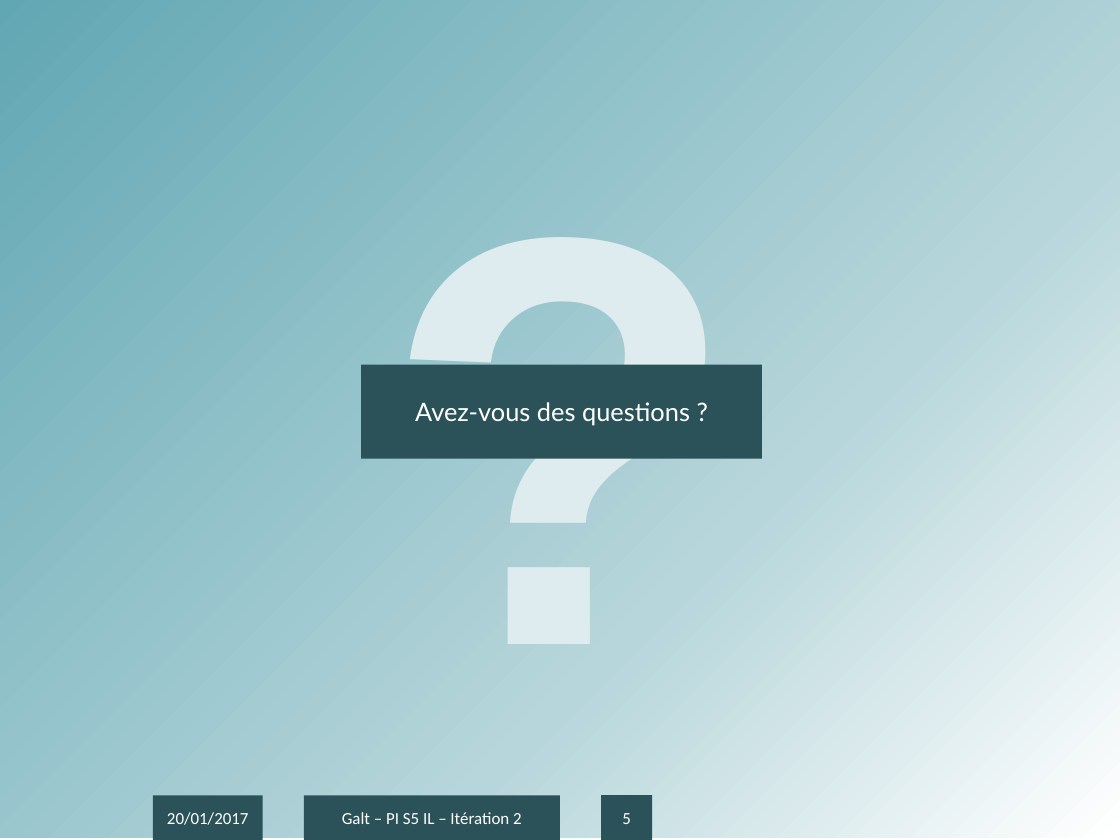
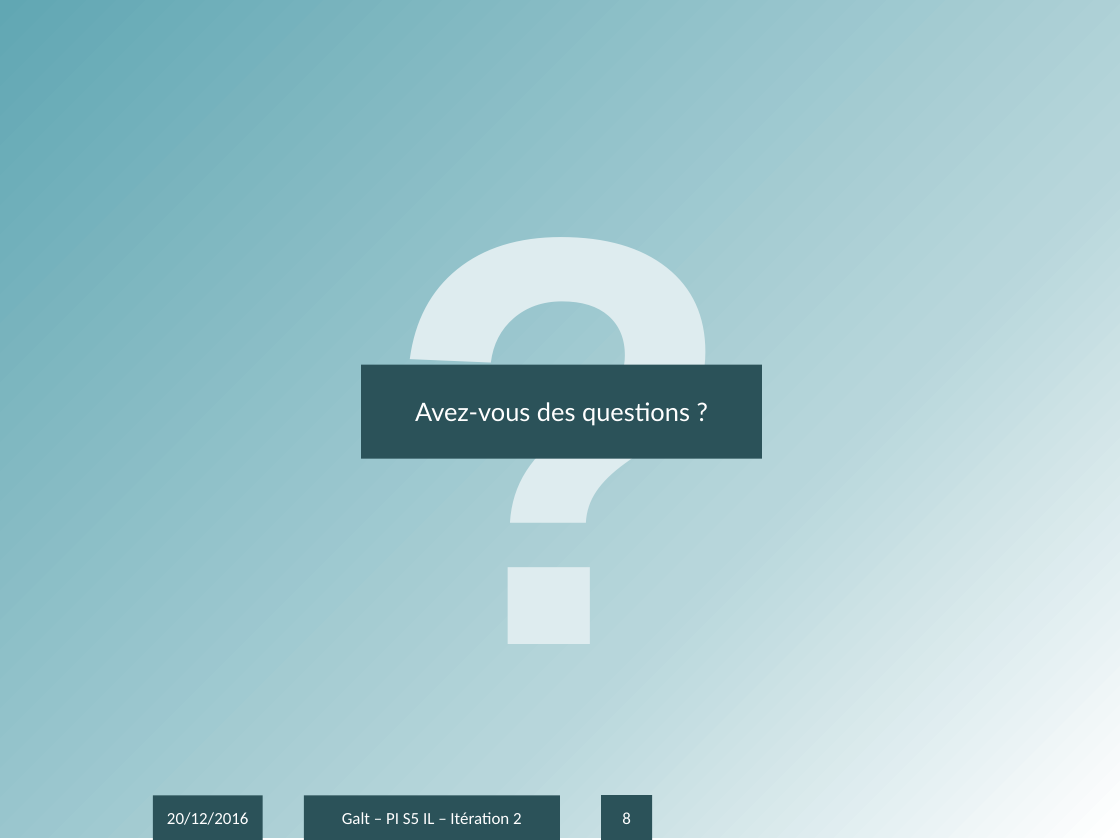
Before and after one commit to antonin-charrier/Project-Galt, a slide deck: slide 8 of Itérations/Présentation IT2.pptx (slide 5 before the commit). Drawn at 1120x840 pixels with LibreOffice and Linux fonts; fonts in the diff are those of the drawing; background and template pictures are left out. Boxes give left, top, right and bottom in pixels: in the first picture for what was removed or moved away, otherwise in the second. Text is boxed around its words. In the diff, an @@ line names an element or a change of style, - is before the commit and + after.

```diff
--- a/Itérations/Présentation IT2.pptx
+++ b/Itérations/Présentation IT2.pptx
@@ text in rectangle at (x1=167, y1=812, x2=249, y2=825): text changed @@
-20/01/2017
+20/12/2016
@@ page number at (x1=622, y1=812, x2=631, y2=824): text changed @@
-5
+8
```
Also in this commit, not shown: 4 other slides changed, 3 slides added, 1 other file.
